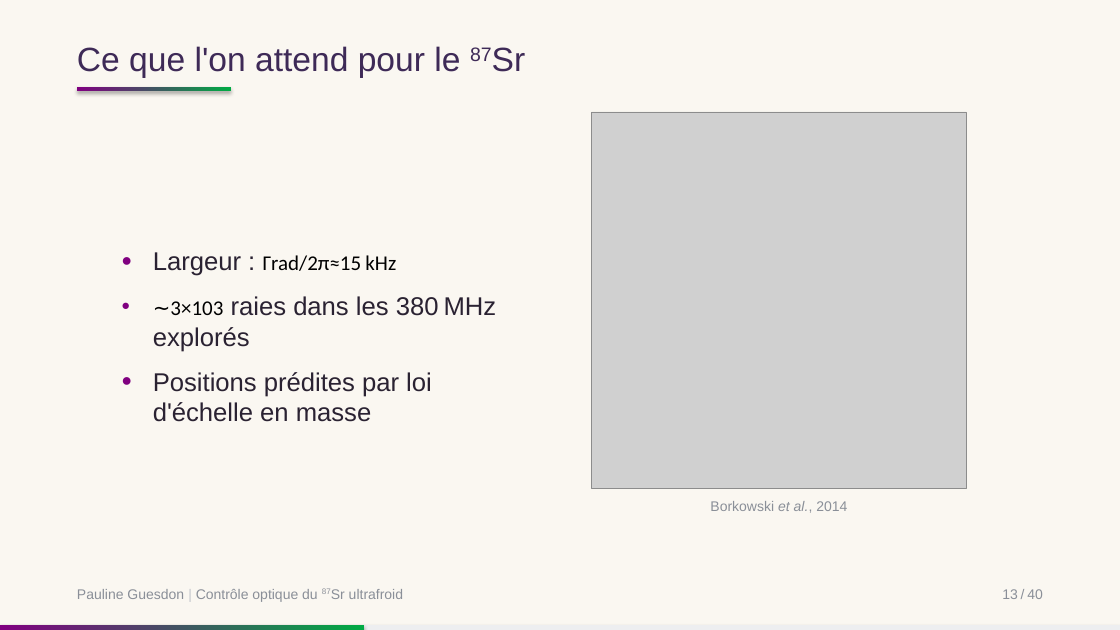
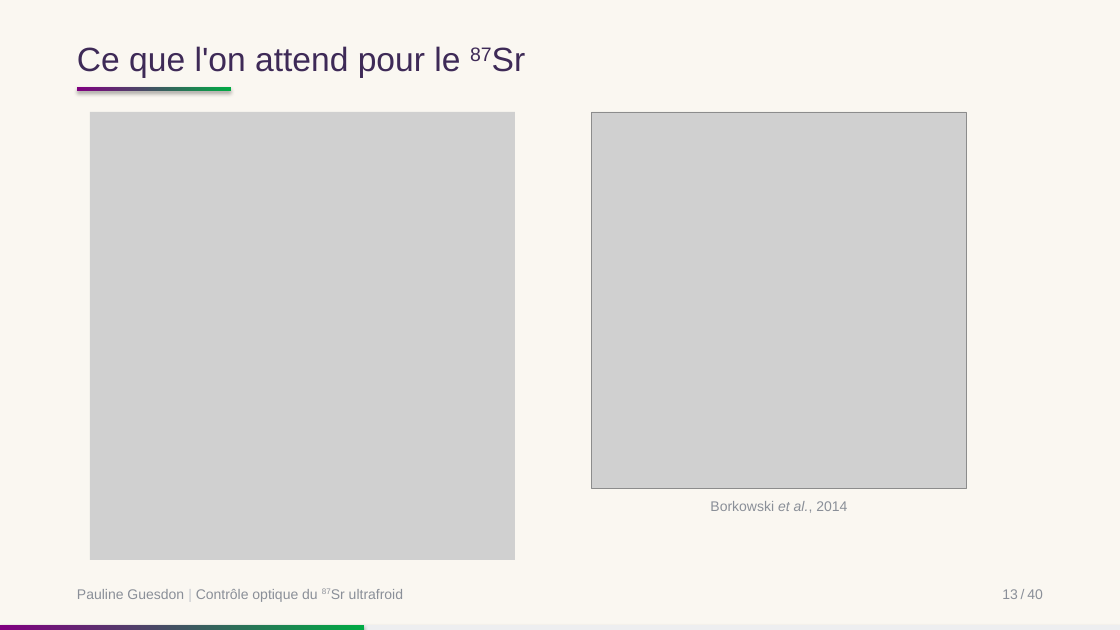
Before and after one commit to PaulineGuesdon/Inchallah-lui-il-marche, a slide deck: slide 17 of Soutenance/soutenance.pptx (slide 16 before the commit). Drawn at 1120x630 pixels with LibreOffice and Linux fonts; fonts in the diff are those of the drawing; grey boxes stand for pictures. Boxes give left, top, right and bottom in pixels: in the first picture for what was removed or moved away, otherwise in the second. Text is boxed around its words. In the diff, an @@ line names an element or a change of style, - is before the commit and + after.

```diff
--- a/Soutenance/soutenance.pptx
+++ b/Soutenance/soutenance.pptx
@@ picture added at box(90, 112, 515, 560) @@
@@ text removed at box(153, 252, 497, 422) @@
-● Largeur : Γrad/2π≈15 kHz
-● ∼3×103 raies dans les 380 MHz explorés
-● Positions prédites par loi d'échelle en masse
```
Also in this commit, not shown: 29 other slides changed, 1 slide added, 2 slides removed, 6 other files.
